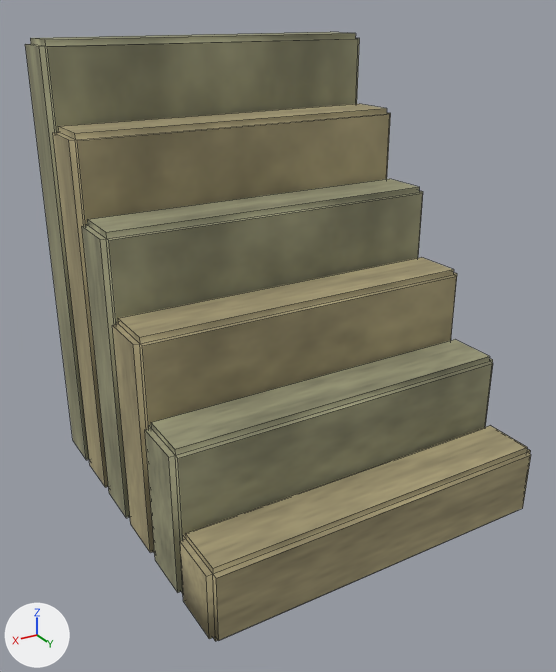
Two versions of the FBX model Assets/Art3D/BuildingBlocks/Models/stone-stair-3.fbx, one commit apart.
Camera for both pictures: a 50 mm camera at (1.01, 1.658, 1.278) aimed at (0.041, 0.043, 0.47). The axes (+X, +Y, +Z) are drawn at lower left. The lights are the same throughout. The older version comes first. Mesh edges are drawn as thin lines. Where no turn or scale is listed for an object, it has been applied to the vertices.

Before the edit, the objects in view are built like this:
```python
me_stone_stair_3__geometrymesh = bpy.data.meshes.new('stone-stair-3__GeometryMesh')
me_stone_stair_3__geometrymesh.from_pydata(...)  # 192 vertices, 180 faces; spans x -0.48..0.48, y -0.499..0.499, z 0.0..1.2
me_stone_stair_3__geometrymesh.materials.append(mat_buildingpalette)  # picture img_buildingpalette_png
ob_stone_stair_3__geometry = bpy.data.objects.new('stone-stair-3__Geometry', me_stone_stair_3__geometrymesh)
ob_stone_stair_3__geometry.location = (0.0, 0.0, 0.0)
```
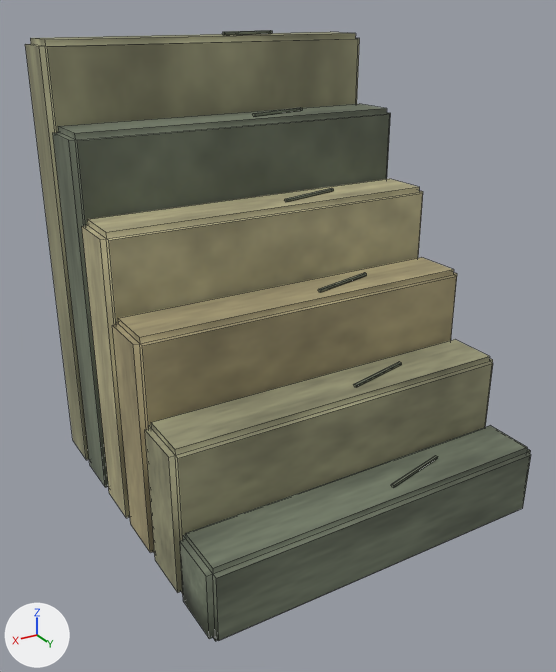
Boxes (x1, y1, x2, y2) around the edits, measured in the pictures (556 x 672 px):
'stone-stair-3__Geometry', reshaped: before (25, 32, 531, 641); after (25, 30, 531, 641)
part 1 of me_stone_stair_3__geometrymesh, added: after (222, 30, 438, 488)

Diff of the bpy script that builds the scene:
```diff
--- a/Assets/Art3D/BuildingBlocks/Models/stone-stair-3.fbx.py
+++ b/Assets/Art3D/BuildingBlocks/Models/stone-stair-3.fbx.py
@@ me_stone_stair_3__geometrymesh @@
 # used by ob_stone_stair_3__geometry; location = (0.0, 0.0, 0.0)
-me_stone_stair_3__geometrymesh.from_pydata(...)  # 192 vertices, 180 faces; spans x -0.48..0.48, y -0.499..0.499, z 0.0..1.2
+me_stone_stair_3__geometrymesh.from_pydata(...)  # 252 vertices, 222 faces; spans x -0.48..0.48, y -0.499..0.499, z 0.0..1.21
+# me_stone_stair_3__geometrymesh part 1
+# 30 vertices are added at x -0.221..-0.219, y -0.437..0.406, z 0.2..1.21
+# 30 new vertices lie (0.18, 0.045, 0.0) away from vertices in x -0.221..-0.219, y -0.437..0.406, z 0.2..1.21
+# 42 new faces join them
 me_stone_stair_3__geometrymesh.materials.append(mat_buildingpalette)
```
